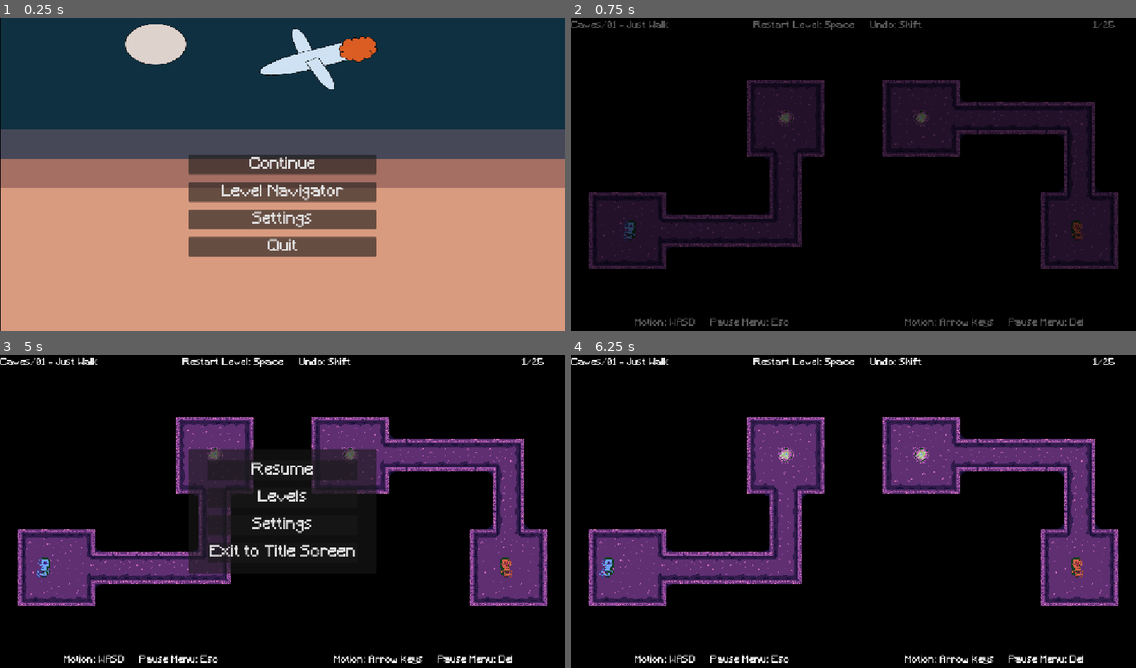
Above: before the commit, frames 1-4 (two rows, left to right).
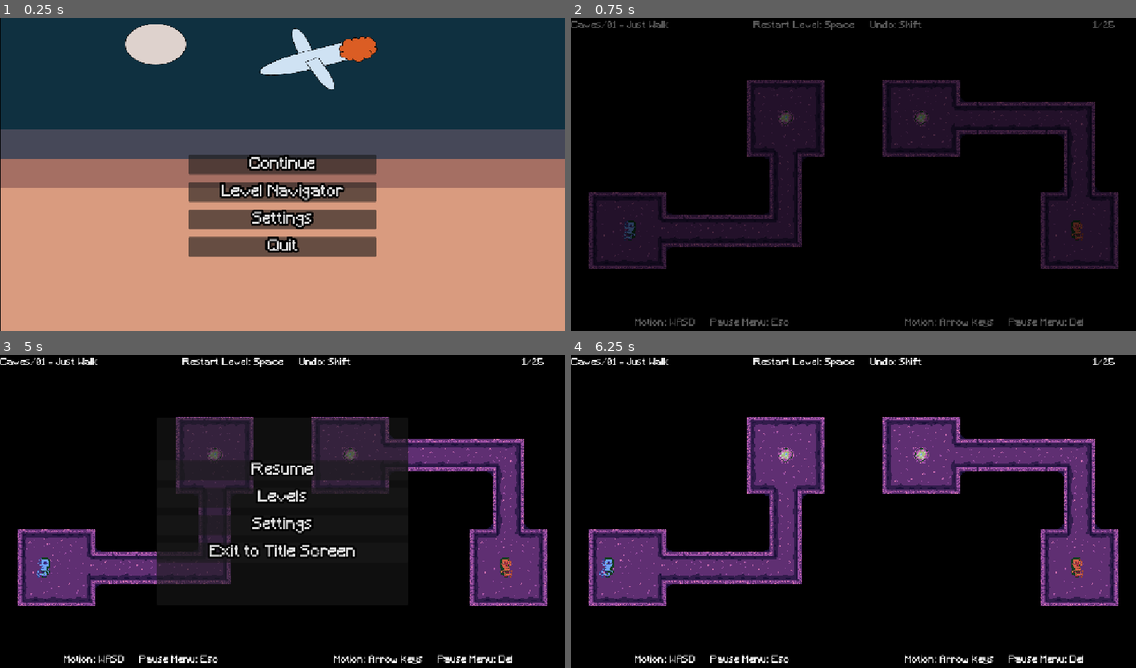
Above: after the commit, the same moments.

Repository: whitsettbe/kcol-f26-gamedevproj-cb
Game: Godot game, scene res://UI/scenes/main_menu.tscn
The game is run twice, just before and just after one commit, with the same random seed, the same clock (stepped at 60 frames per second) and the same inputs.
Inputs:
- Up to frame 1 (0.25 s): no input
- Up to frame 2 (0.75 s): click "Continue" at 0.5 s
- Up to frame 3 (5 s): tap Enter at 1.25 s; hold D (L_right) 1.28-2.03 s; tap Shift (undo) every 0.75 s from 1.35 to 4.35 s; tap Space (restart) every 0.75 s from 2 to 4.25 s; hold S (L_down) 2.03-2.78 s; hold D (L_right) 2.78-3.53 s; hold W (L_up) 3.53-4.28 s; hold A (L_left) from 4.28 s (still down); tap Escape (L_pause) at 4.9 s
- Up to frame 4 (6.25 s): tap Shift (undo) at 5.1, 5.85 s; tap Delete (R_pause) at 5.65 s; release A (L_left) at 5.78 s; hold S (L_down) from 5.78 s (still down)

The runs differ from the first frame. In frame 1, 1.6% of the frame differs, in the area x 38-62%, y 43-75%; in frame 2, nothing differs; in frame 3, 4.7%, in the area x 27-73%, y 20-74%; in frame 4, nothing differs.

Commit message:
Add outline to button text.

Diff:
--- a/TornAsunder/UI/scenes/audio.tscn
+++ b/TornAsunder/UI/scenes/audio.tscn
@@ -1,7 +1,7 @@
 [gd_scene format=3 uid="uid://byvj0dtiq0e3v"]
 
 [ext_resource type="Script" uid="uid://jr3ebejgwesq" path="res://UI/scripts/audio.gd" id="1_6n3bj"]
-[ext_resource type="Texture2D" uid="uid://bgsekbinnjf7k" path="res://LevelNavigatorConceptButtonless.png" id="2_bwtr5"]
+[ext_resource type="Texture2D" uid="uid://bgsekbinnjf7k" path="res://art/LevelNavigatorConceptButtonless.png" id="2_bwtr5"]
 [ext_resource type="FontFile" uid="uid://slu7qqljw5oa" path="res://Fonts/Minecraft.ttf" id="3_86jf4"]
 [ext_resource type="PackedScene" uid="uid://bgiykgandeg1s" path="res://UI/scenes/volume_slider.tscn" id="3_dsgt3"]
 
@@ -28,6 +28,7 @@
 
 [node name="Master Volume" type="Label" parent="Button_manager" unique_id=771175153]
 layout_mode = 2
+theme_override_constants/outline_size = 16
 theme_override_fonts/font = ExtResource("3_86jf4")
 theme_override_font_sizes/font_size = 32
 text = "Master Volume"
@@ -40,6 +41,7 @@
 
 [node name="Music Volume" type="Label" parent="Button_manager" unique_id=1346411971]
 layout_mode = 2
+theme_override_constants/outline_size = 16
 theme_override_fonts/font = ExtResource("3_86jf4")
 theme_override_font_sizes/font_size = 32
 text = "Music Volume"
@@ -52,6 +54,7 @@
 
 [node name="Sound Effect Volume" type="Label" parent="Button_manager" unique_id=210345723]
 layout_mode = 2
+theme_override_constants/outline_size = 16
 theme_override_fonts/font = ExtResource("3_86jf4")
 theme_override_font_sizes/font_size = 32
 text = "Sound Effect Volume"
@@ -64,6 +67,7 @@
 
 [node name="Back" type="Button" parent="Button_manager" unique_id=475274310]
 layout_mode = 2
+theme_override_constants/outline_size = 16
 theme_override_fonts/font = ExtResource("3_86jf4")
 theme_override_font_sizes/font_size = 32
 text = "Back"
--- a/TornAsunder/UI/scenes/bog_navigator.tscn
+++ b/TornAsunder/UI/scenes/bog_navigator.tscn
@@ -29,6 +29,7 @@
 
 [node name="Back" type="Button" parent="PlaygroundVbox" unique_id=699390808]
 layout_mode = 2
+theme_override_constants/outline_size = 16
 theme_override_fonts/font = ExtResource("4_cpt5u")
 theme_override_font_sizes/font_size = 24
 text = "Back"
--- a/TornAsunder/UI/scenes/caves_navigator.tscn
+++ b/TornAsunder/UI/scenes/caves_navigator.tscn
@@ -29,6 +29,7 @@
 
 [node name="Back" type="Button" parent="CavesVbox" unique_id=731831224]
 layout_mode = 2
+theme_override_constants/outline_size = 16
 theme_override_fonts/font = ExtResource("4_ai74d")
 theme_override_font_sizes/font_size = 24
 text = "Back"
--- a/TornAsunder/UI/scenes/layer_navigator.tscn
+++ b/TornAsunder/UI/scenes/layer_navigator.tscn
@@ -32,30 +32,35 @@
 [node name="Playgrounds" type="Button" parent="Button_manager" unique_id=222210046]
 visible = false
 layout_mode = 2
+theme_override_constants/outline_size = 16
 theme_override_fonts/font = ExtResource("3_55ivg")
 theme_override_font_sizes/font_size = 32
 text = "Playgrounds"
 
 [node name="Caves" type="Button" parent="Button_manager" unique_id=1789523028]
 layout_mode = 2
+theme_override_constants/outline_size = 16
 theme_override_fonts/font = ExtResource("3_55ivg")
 theme_override_font_sizes/font_size = 32
 text = "Caves"
 
 [node name="Ruins" type="Button" parent="Button_manager" unique_id=279887556]
 layout_mode = 2
+theme_override_constants/outline_size = 16
 theme_override_fonts/font = ExtResource("3_55ivg")
 theme_override_font_sizes/font_size = 32
 text = "Ruins"
 
 [node name="Bog" type="Button" parent="Button_manager" unique_id=891304519]
 layout_mode = 2
+theme_override_constants/outline_size = 16
 theme_override_fonts/font = ExtResource("3_55ivg")
 theme_override_font_sizes/font_size = 32
 text = "Bog"
 
 [node name="Back" type="Button" parent="Button_manager" unique_id=1458775140]
 layout_mode = 2
+theme_override_constants/outline_size = 16
 theme_override_fonts/font = ExtResource("3_55ivg")
 theme_override_font_sizes/font_size = 32
 text = "Back"
--- a/TornAsunder/UI/scenes/main_menu.tscn
+++ b/TornAsunder/UI/scenes/main_menu.tscn
@@ -44,24 +44,28 @@
 
 [node name="Continue" type="Button" parent="TextureRect/Button_manager" unique_id=1111363939]
 layout_mode = 2
+theme_override_constants/outline_size = 16
 theme_override_fonts/font = ExtResource("3_6qo3m")
 theme_override_font_sizes/font_size = 32
 text = "Continue"
 
 [node name="Level Navigator" type="Button" parent="TextureRect/Button_manager" unique_id=1700296141]
 layout_mode = 2
+theme_override_constants/outline_size = 16
 theme_override_fonts/font = ExtResource("3_6qo3m")
 theme_override_font_sizes/font_size = 32
 text = "Level Navigator"
 
 [node name="Settings" type="Button" parent="TextureRect/Button_manager" unique_id=253402286]
 layout_mode = 2
+theme_override_constants/outline_size = 16
 theme_override_fonts/font = ExtResource("3_6qo3m")
 theme_override_font_sizes/font_size = 32
 text = "Settings"
 
 [node name="Quit" type="Button" parent="TextureRect/Button_manager" unique_id=2016063207]
 layout_mode = 2
+theme_override_constants/outline_size = 16
 theme_override_fonts/font = ExtResource("3_6qo3m")
 theme_override_font_sizes/font_size = 32
 text = "Quit"
--- a/TornAsunder/UI/scenes/pause_menu.tscn
+++ b/TornAsunder/UI/scenes/pause_menu.tscn
@@ -17,38 +17,41 @@
 
 [node name="PanelContainer" type="PanelContainer" parent="." unique_id=1637213426]
 layout_mode = 0
-offset_left = 384.0
-offset_top = 192.0
-offset_right = 768.0
-offset_bottom = 448.0
+offset_left = 320.0
+offset_top = 128.0
+offset_right = 832.0
+offset_bottom = 512.0
 
 [node name="VBoxContainer" type="VBoxContainer" parent="PanelContainer" unique_id=388158766]
 layout_mode = 2
-size_flags_horizontal = 4
 size_flags_vertical = 4
 theme_override_constants/separation = 16
 alignment = 1
 
 [node name="Resume" type="Button" parent="PanelContainer/VBoxContainer" unique_id=148653766]
 layout_mode = 2
+theme_override_constants/outline_size = 16
 theme_override_fonts/font = ExtResource("2_atlor")
 theme_override_font_sizes/font_size = 32
 text = "Resume"
 
 [node name="Levels" type="Button" parent="PanelContainer/VBoxContainer" unique_id=1272091518]
 layout_mode = 2
+theme_override_constants/outline_size = 16
 theme_override_fonts/font = ExtResource("2_atlor")
 theme_override_font_sizes/font_size = 32
 text = "Levels"
 
 [node name="Settings" type="Button" parent="PanelContainer/VBoxContainer" unique_id=1666451631]
 layout_mode = 2
+theme_override_constants/outline_size = 16
 theme_override_fonts/font = ExtResource("2_atlor")
 theme_override_font_sizes/font_size = 32
 text = "Settings"
 
 [node name="Title Screen" type="Button" parent="PanelContainer/VBoxContainer" unique_id=1482347671]
 layout_mode = 2
+theme_override_constants/outline_size = 16
 theme_override_fonts/font = ExtResource("2_atlor")
 theme_override_font_sizes/font_size = 32
 text = "Exit to Title Screen"
--- a/TornAsunder/UI/scenes/ruins_navigator.tscn
+++ b/TornAsunder/UI/scenes/ruins_navigator.tscn
@@ -29,6 +29,7 @@
 
 [node name="Back" type="Button" parent="PlaygroundVbox" unique_id=1409495963]
 layout_mode = 2
+theme_override_constants/outline_size = 16
 theme_override_fonts/font = ExtResource("4_e5s1r")
 theme_override_font_sizes/font_size = 24
 text = "Back"
--- a/TornAsunder/UI/scenes/settings.tscn
+++ b/TornAsunder/UI/scenes/settings.tscn
@@ -28,12 +28,14 @@
 
 [node name="Audio" type="Button" parent="Button_manager" unique_id=142189831]
 layout_mode = 2
+theme_override_constants/outline_size = 16
 theme_override_fonts/font = ExtResource("3_qt4fy")
 theme_override_font_sizes/font_size = 32
 text = "Audio"
 
 [node name="Back" type="Button" parent="Button_manager" unique_id=1359650625]
 layout_mode = 2
+theme_override_constants/outline_size = 16
 theme_override_fonts/font = ExtResource("3_qt4fy")
 theme_override_font_sizes/font_size = 32
 text = "Back"
--- a/TornAsunder/UI/scripts/level_manager.gd
+++ b/TornAsunder/UI/scripts/level_manager.gd
@@ -35,6 +35,7 @@
 					.bind(levels[i].replace(".remap", "")))
 			buttons[i].add_theme_font_override("font", load("res://Fonts/Minecraft.ttf"))
 			buttons[i].add_theme_font_size_override("font_size", 24)
+			buttons[i].add_theme_constant_override("outline_size", 16)
 			add_child(buttons[i])
 
 # Goes to level corresponding to button pressed
